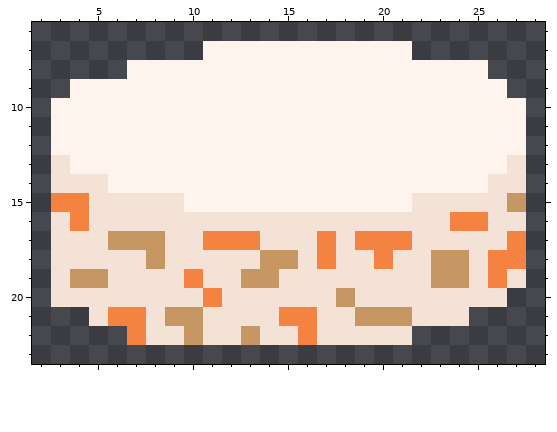
One commit to this pixel-art sprite: static/sprites/torta.png. Above: the version before the commit.
The file is 32x32 pixels. Shown: x 2..28, y 6..23.
Now the later version:
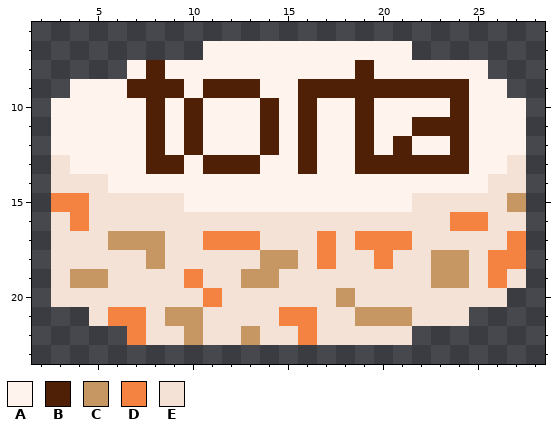
Palette (. is transparent): A #fff3ed  B #4f2006  C #c69663  D #f48342  E #f4e2d7
Changes in this commit:
y 8: x 8 A -> B; x 19 A -> B
y 9: x 7..9 AAA -> BBB; x 11..13 AAA -> BBB; x 16..24 AAAAAAAAA -> BBBBBBBBB
y 10: x 8 A -> B; x 10 A -> B; x 14 A -> B; x 16 A -> B; x 19 A -> B; x 24 A -> B
y 11: x 8 A -> B; x 10 A -> B; x 14 A -> B; x 16 A -> B; x 19 A -> B; x 22..24 AAA -> BBB
y 12: x 8 A -> B; x 10 A -> B; x 14 A -> B; x 16 A -> B; x 19 A -> B; x 21 A -> B; x 24 A -> B
y 13: x 8..9 AA -> BB; x 11..13 AAA -> BBB; x 16 A -> B; x 19..24 AAAAAA -> BBBBBB
Changed places in both pictures, as pixel boxes (x1, y1, x2, y2):
changed: (127, 60, 469, 174)
